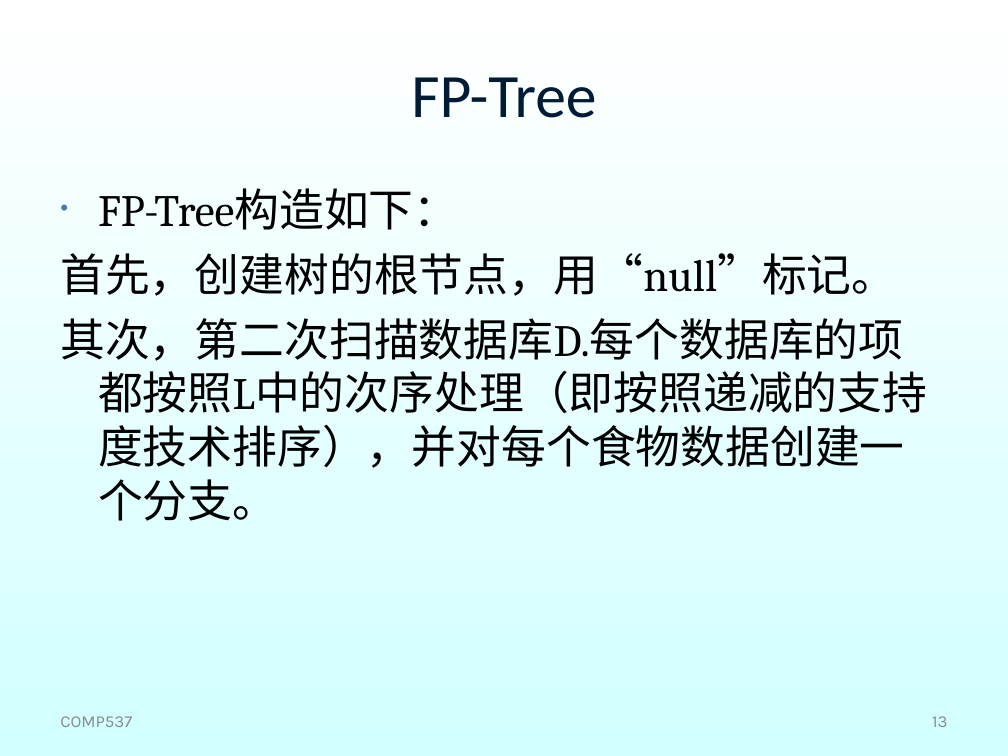
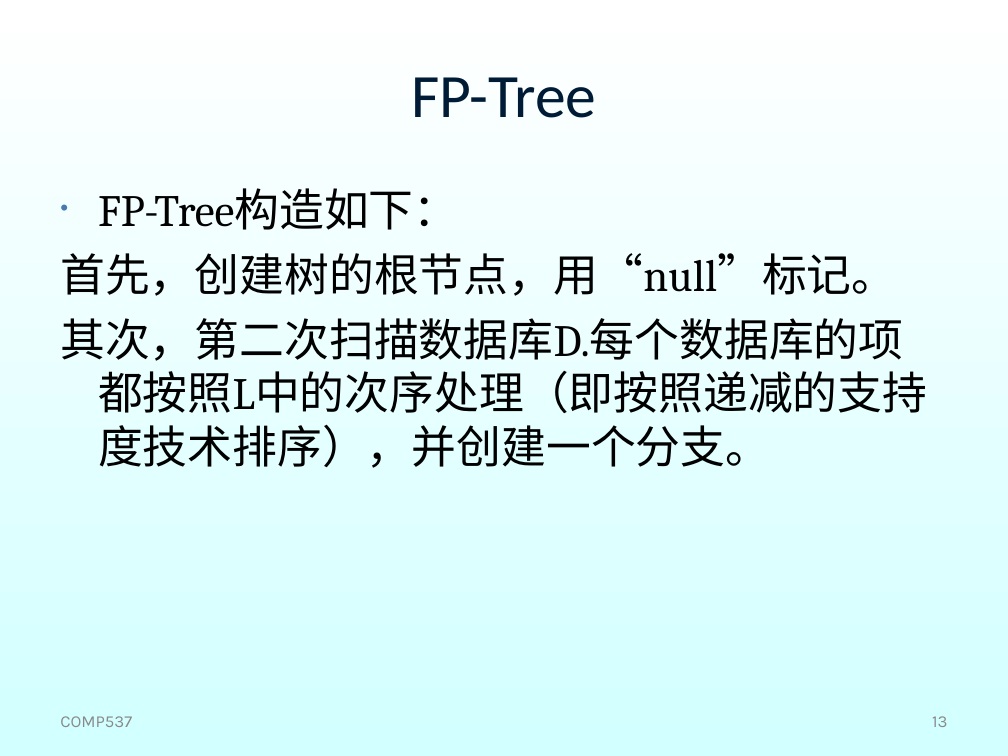
Before and after one commit to shfkuang/shfkuang.github.io, a slide deck: slide 13 of dm/ch3.3.ppt. Drawn at 1008x756 pixels with LibreOffice and Linux fonts; fonts in the diff are those of the drawing; background and template pictures are left out. Boxes give left, top, right and bottom in pixels: in the first picture for what was removed or moved away, otherwise in the second. Text is boxed around its words. In the diff, an @@ line names an element or a change of style, - is before the commit and + after.

```diff
--- a/dm/ch3.3.ppt
+++ b/dm/ch3.3.ppt
@@ text at [60,318,927,468]: text changed @@
-其次，第二次扫描数据库D.每个数据库的项都按照L中的次序处理（即按照递减的支持度技术排序），并对每个食物数据创建一个分支。
+其次，第二次扫描数据库D.每个数据库的项都按照L中的次序处理（即按照递减的支持度技术排序），并创建一个分支。
```
Also in this commit, not shown: 2 other slides changed, 1 other file.
